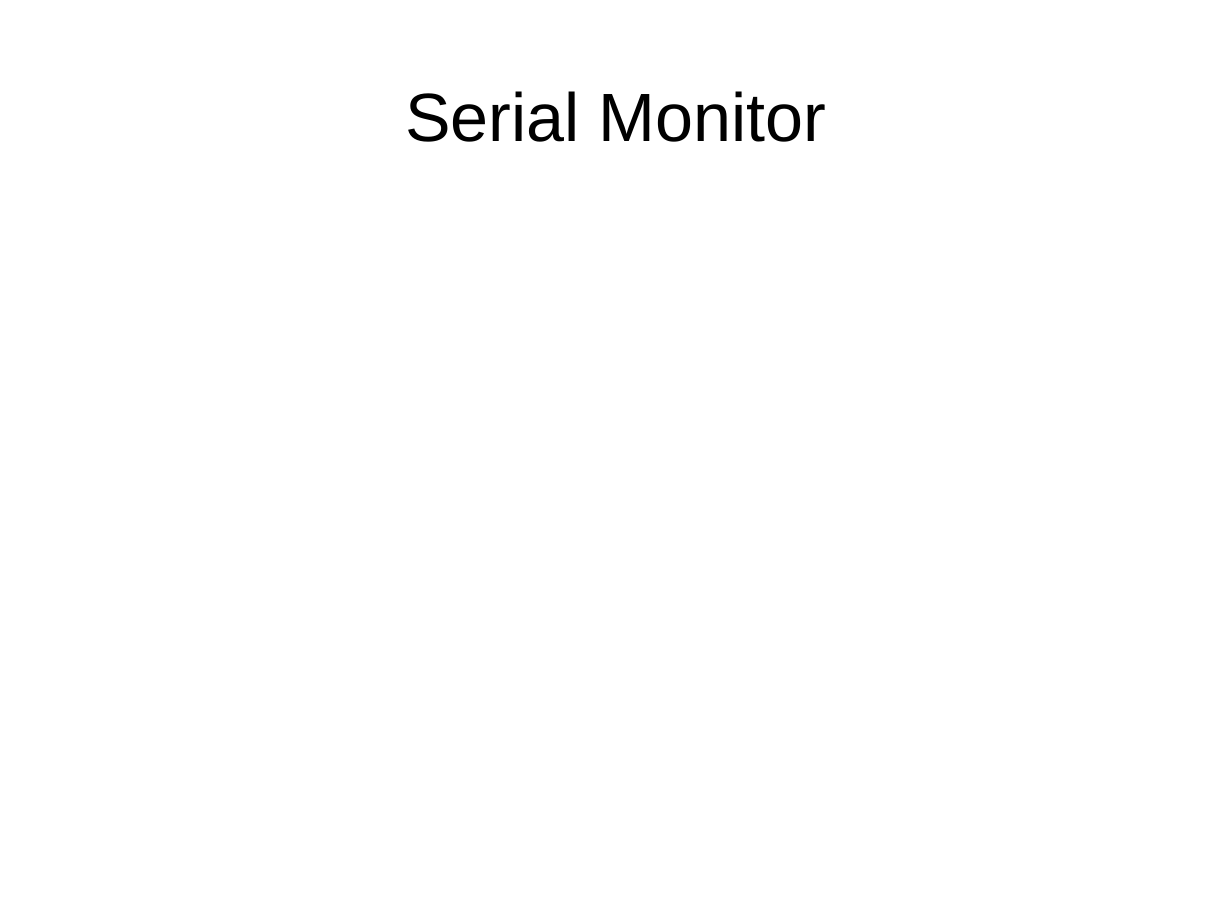
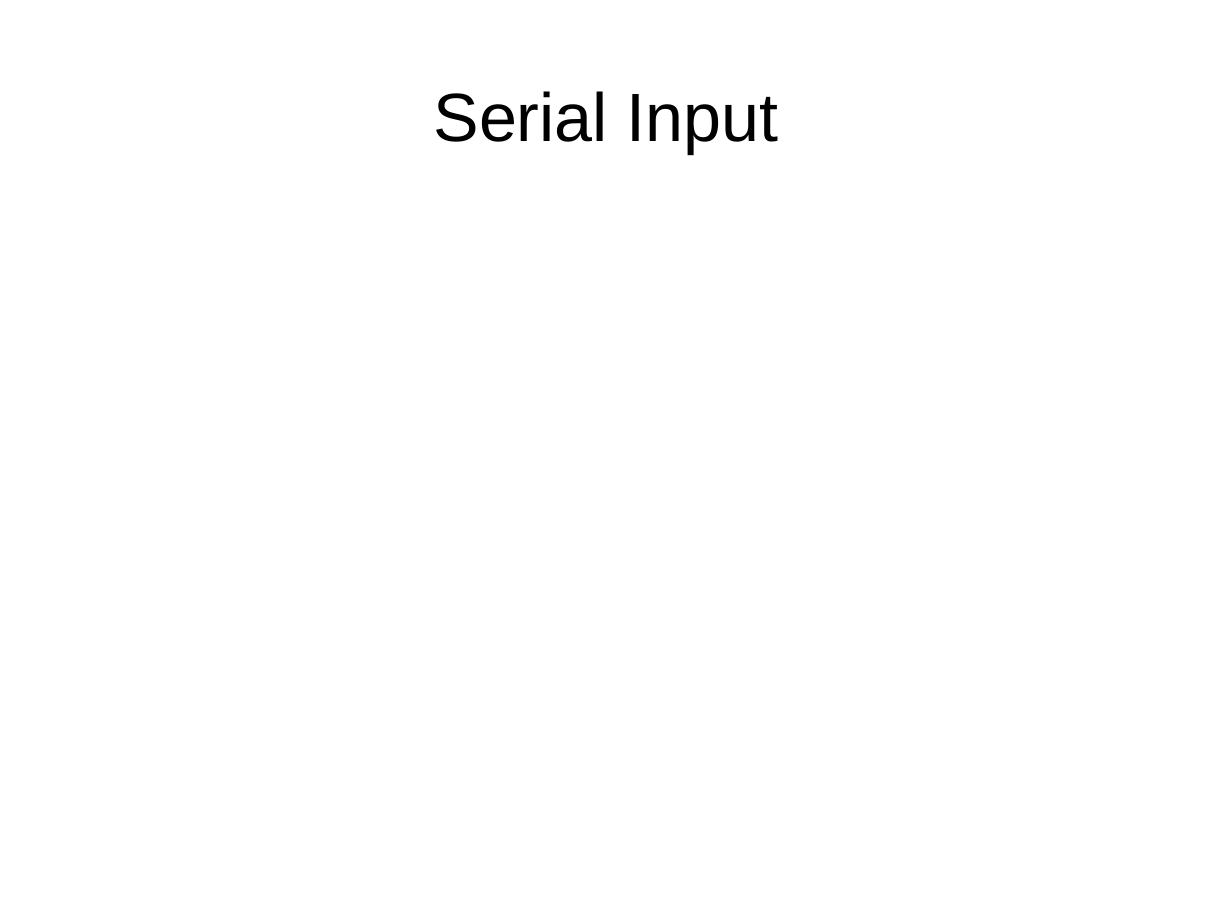
Before and after one commit to dhayanithivijayan/LearnIt, a slide deck: slide 31 of Arduino/DayThree.odp (slide 1 before the commit). Drawn at 1232x924 pixels with LibreOffice and Linux fonts; fonts in the diff are those of the drawing. Boxes give left, top, right and bottom in pixels: in the first picture for what was removed or moved away, otherwise in the second. Text is boxed around its words. In the diff, an @@ line names an element or a change of style, - is before the commit and + after.

```diff
--- a/Arduino/DayThree.odp
+++ b/Arduino/DayThree.odp
@@ title at (x1=434, y1=91, x2=779, y2=153): text changed @@
-Serial Monitor
+Serial Input
```
Also in this commit, not shown: 2 other files.
